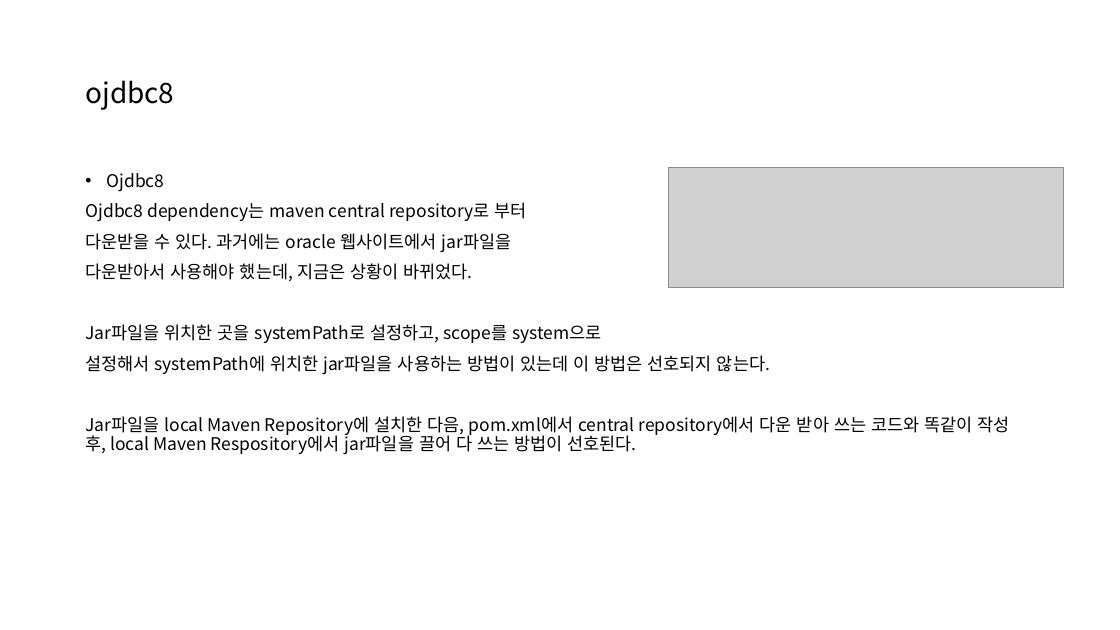
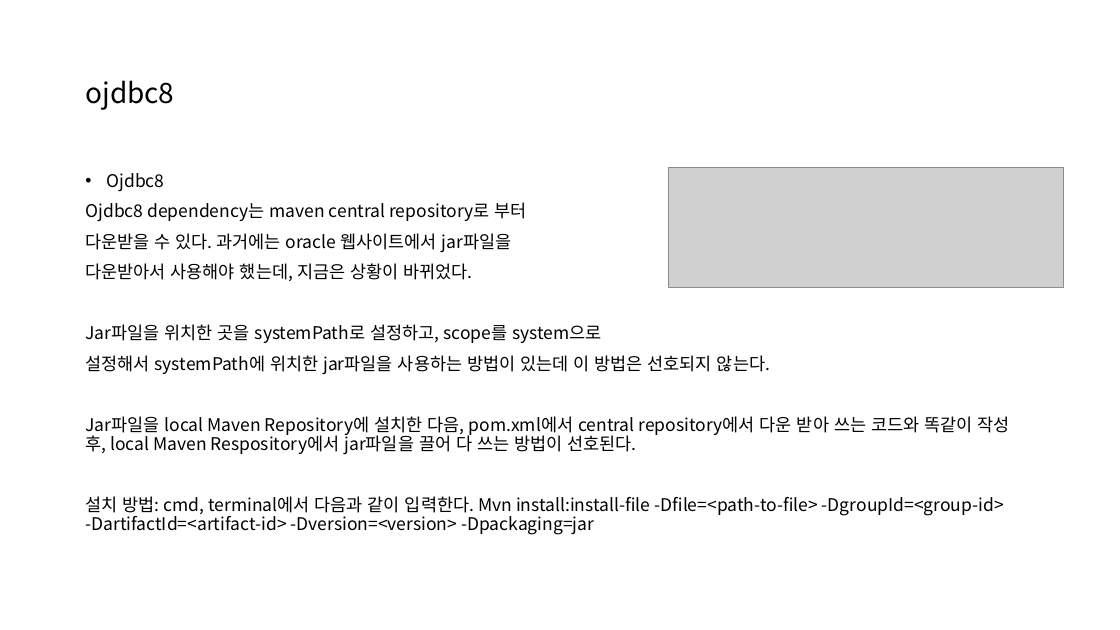
Before and after one commit to kdw1437/SpringHomework_BackEnd, a slide deck: slide 9 of 240830_프레젠테이션.pptx. Drawn at 1120x630 pixels with LibreOffice and Linux fonts; fonts in the diff are those of the drawing; grey boxes stand for pictures. Boxes give left, top, right and bottom in pixels: in the first picture for what was removed or moved away, otherwise in the second. Text is boxed around its words. In the diff, an @@ line names an element or a change of style, - is before the commit and + after.

```diff
--- a/240830_프레젠테이션.pptx
+++ b/240830_프레젠테이션.pptx
@@ text at [85,496,1004,535]: paragraph added @@
+설치 방법: cmd, terminal에서 다음과 같이 입력한다. Mvn install:install-file -Dfile=<path-to-file> -DgroupId=<group-id> -DartifactId=<artifact-id> -Dversion=<version> -Dpackaging=jar
```
Also in this commit, not shown: 1 slide added, 2 other files.
